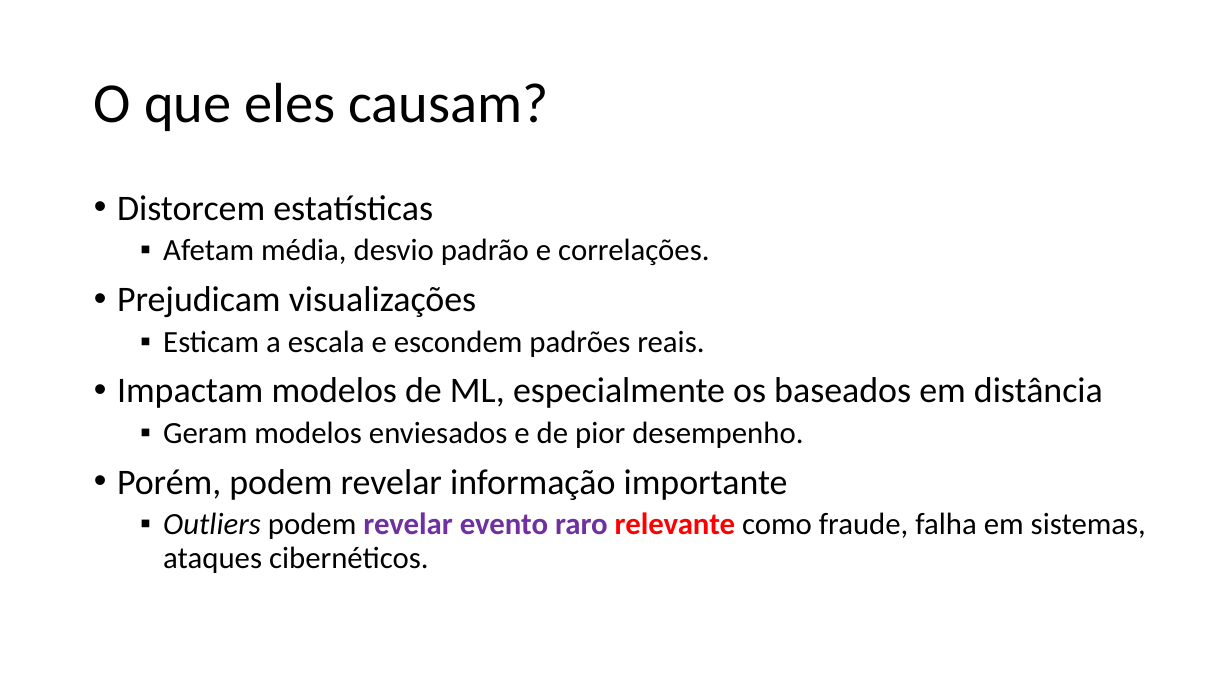
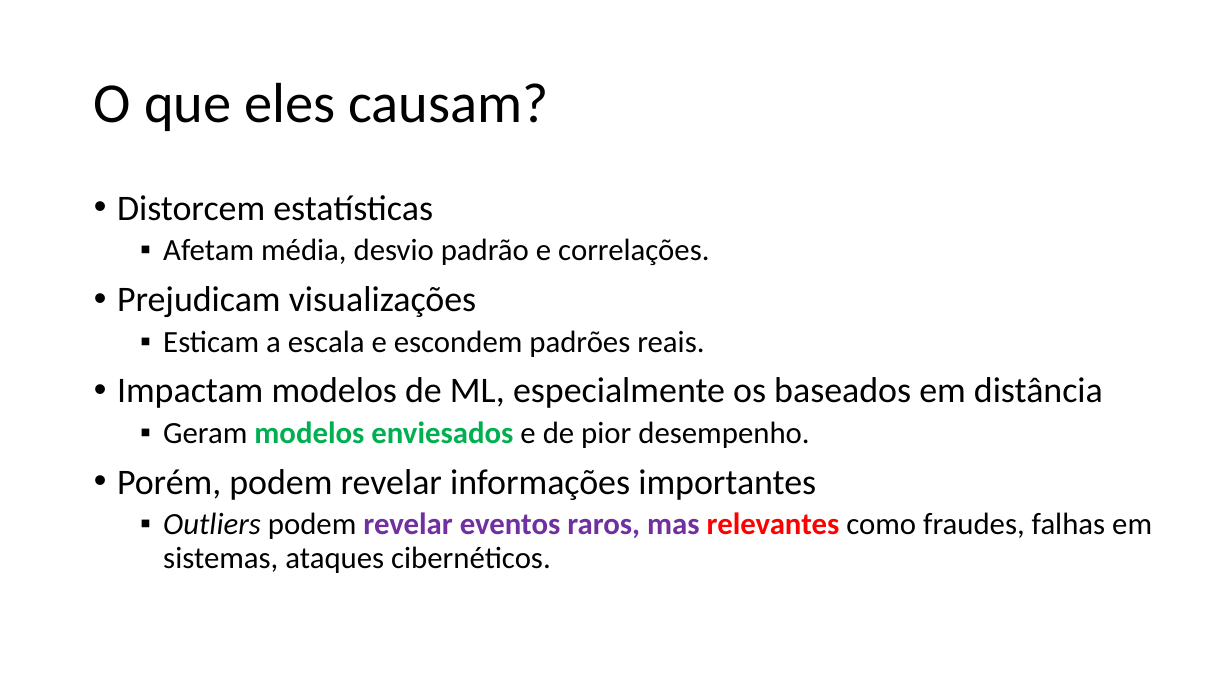
Before and after one commit to zz4fap/c24_inteligencia_artificial, a slide deck: slide 27 of slides/C24_EDA.pptx (slide 24 before the commit). Drawn at 1232x693 pixels with LibreOffice and Linux fonts; fonts in the diff are those of the drawing. Boxes give left, top, right and bottom in pixels: in the first picture for what was removed or moved away, otherwise in the second. Text is boxed around its words. In the diff, an @@ line names an element or a change of style, - is before the commit and + after.

```diff
--- a/slides/C24_EDA.pptx
+++ b/slides/C24_EDA.pptx
@@ text at <box>163,421,809,448</box>: text colour #000000 to #00B050, bold on in "modelos enviesados" @@
@@ text at <box>117,469,1152,573</box>: text changed @@
-• Porém, podem revelar informação importante
-  ▪ Outliers podem revelar evento raro relevante como fraude, falha em sistemas, ataques cibernéticos.
+• Porém, podem revelar informações importantes
+  ▪ Outliers podem revelar eventos raros, mas relevantes como fraudes, falhas em sistemas, ataques cibernéticos.
```
Also in this commit, not shown: 16 other slides changed, 3 slides added, 1 other file.
